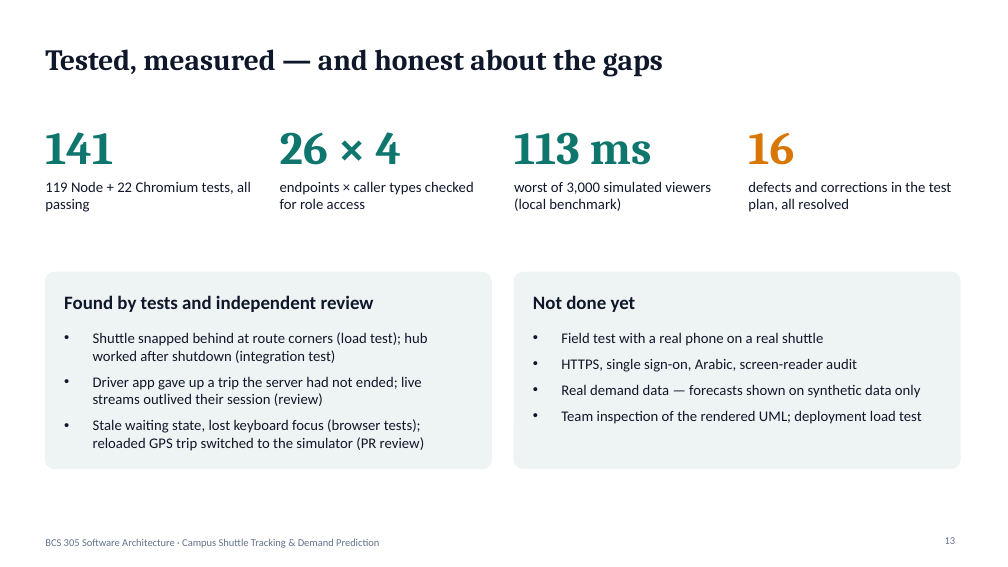
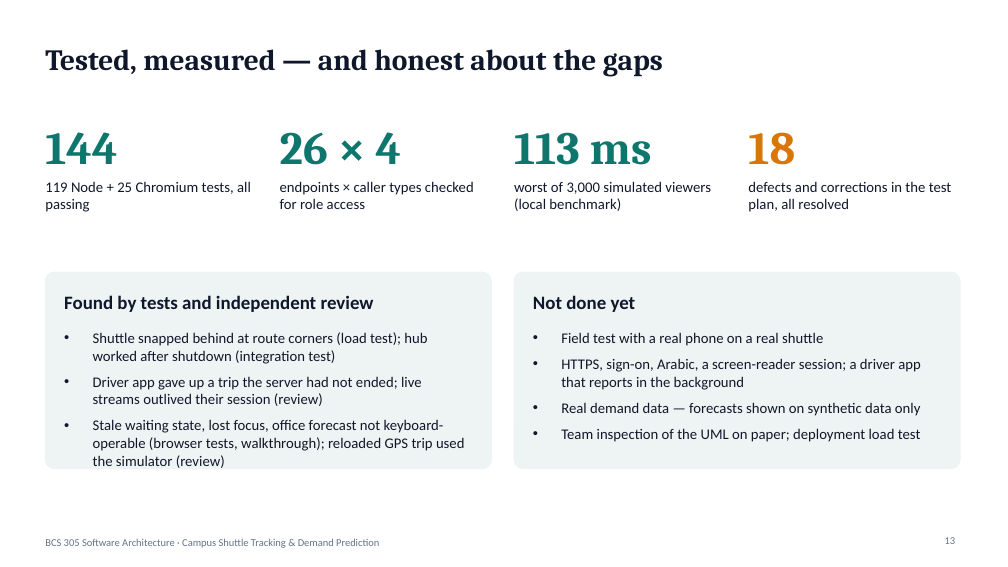
Before and after one commit to abdullahshammari796-ctrl/CampusShuttle, a slide deck: slide 13 of docs/presentation/campus-shuttle-presentation.pptx. Drawn at 1008x567 pixels with LibreOffice and Linux fonts; fonts in the diff are those of the drawing. Boxes give left, top, right and bottom in pixels: in the first picture for what was removed or moved away, otherwise in the second. Text is boxed around its words. In the diff, an @@ line names an element or a change of style, - is before the commit and + after.

```diff
--- a/docs/presentation/campus-shuttle-presentation.pptx
+++ b/docs/presentation/campus-shuttle-presentation.pptx
@@ text at [45,132,117,164]: text changed @@
-141
+144
@@ text at [748,132,795,165]: text changed @@
-16
+18
@@ text at [45,181,251,212]: text changed @@
-119 Node + 22 Chromium tests, all passing
+119 Node + 25 Chromium tests, all passing
@@ text at [561,358,920,390]: text changed @@
-• HTTPS, single sign-on, Arabic, screen-reader audit
+• HTTPS, sign-on, Arabic, a screen-reader session; a driver app that reports in the background
@@ text at [93,419,465,451]: text changed @@
-• Stale waiting state, lost keyboard focus (browser tests); reloaded GPS trip switched to the simulator (PR review)
+• Stale waiting state, lost focus, office forecast not keyboard-operable (browser tests, walkthrough); reloaded GPS trip used the simulator (review)
@@ text at [561,428,921,442]: text changed @@
-• Team inspection of the rendered UML; deployment load test
+• Team inspection of the UML on paper; deployment load test
```
Also in this commit, not shown: 2 other slides changed, 4 other files.
